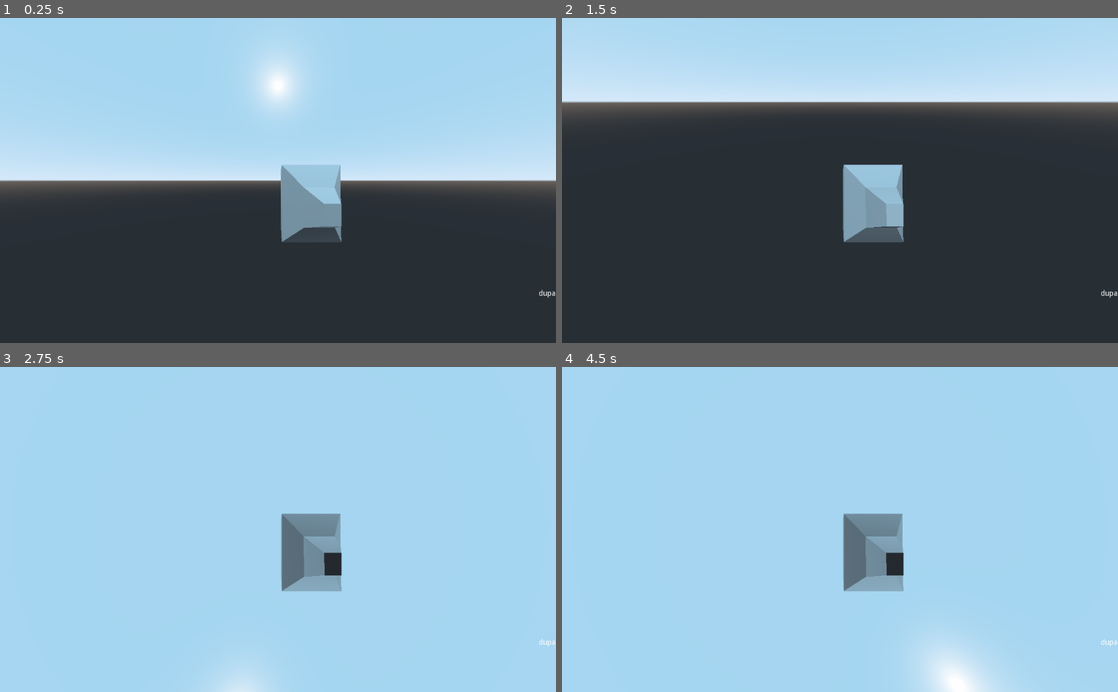
Above: before the commit, frames 1-4 (two rows, left to right).
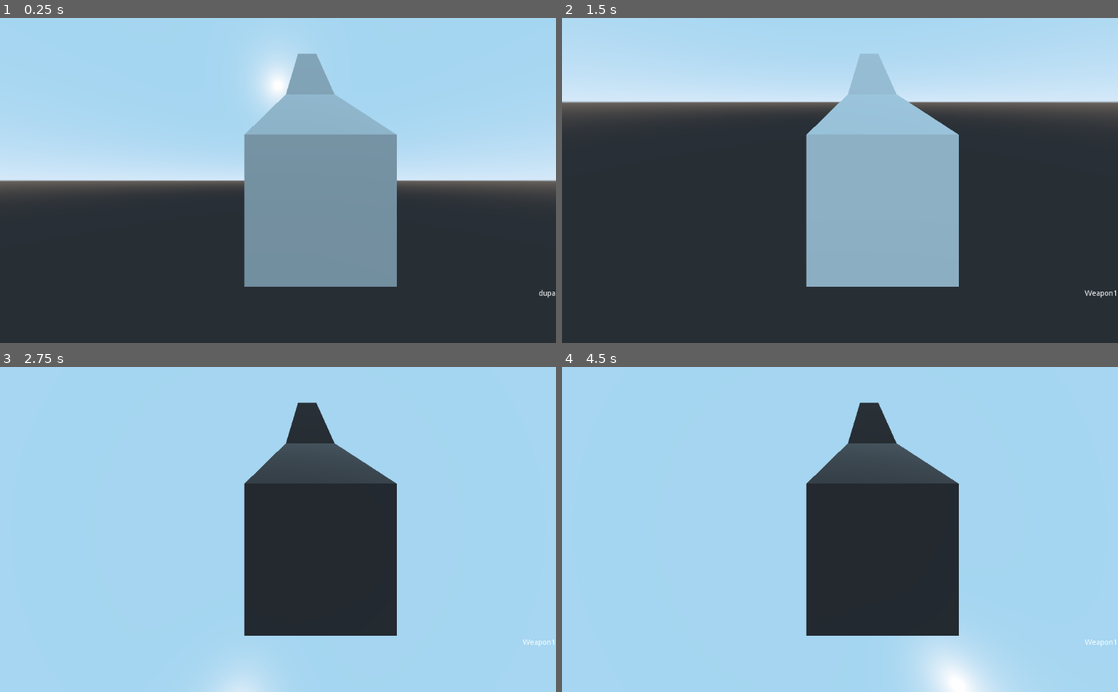
Above: after the commit, the same moments.

Repository: piotr-rudnik/spookt
Game: Godot game, scene res://scenes/main_scene.tscn
The game is run twice, just before and just after one commit, with the same random seed, the same clock (stepped at 60 frames per second) and the same inputs.
Inputs (mouse positions are in pixels of both pictures, inside the frame that each line leads up to):
- Up to frame 1 (0.25 s): no input
- Up to frame 2 (1.5 s): tap Enter at 0.5 s; move the mouse to (962, 164) at 0.52 s; hold D (ui_right) 0.53-1.28 s; hold Q (ui_weapon_change) 0.53-1.28 s; tap Space at 1.25 s; move the mouse to (728, 196) at 1.27 s; hold S (ui_down) from 1.28 s (still down); tap Q (ui_weapon_change) at 1.35 s
- Up to frame 3 (2.75 s): tap Enter at 2 s; move the mouse to (333, 458) at 2.02 s; release S (ui_down) at 2.03 s; hold D (ui_right) from 2.03 s (still down); hold Q (ui_weapon_change) from 2.03 s (still down)
- Up to frame 4 (4.5 s): tap Space at 2.75, 4.25 s; move the mouse to (812, 594) at 2.77 s; release D (ui_right) at 2.78 s; release Q (ui_weapon_change) at 2.78 s; hold W (ui_up) 2.78-3.53 s; tap Q (ui_weapon_change) at 2.85, 4.35 s; tap Enter at 3.5 s; move the mouse to (1006, 578) at 3.52 s; hold Q (ui_weapon_change) 3.53-4.28 s; hold A (ui_left) from 3.53 s (still down); move the mouse to (673, 480) at 4.27 s

The runs differ from the first frame. In frame 1, 14% of the frame differs, in the area x 43-72%, y 10-83%; in frame 2, 15%; in frame 3, 16%, in the area x 43-100%, y 10-87%; in frame 4, 16%.
Error before the commit: Invalid get index 'current_item' (on base: 'Camera'). (res://scripts/character.gd:26)

Commit message:
Whatever

Diff:
--- a/scripts/character.gd
+++ b/scripts/character.gd
@@ -16,20 +16,20 @@
 var grounded = true
 
 var inventory = []
-var current_item
+#var current_item
 
 signal item_change
 
-func set_current_item(new_item):
+onready var current_item = get_node("Head/current_item")
 
-	print("Dupa")
-	var current_item = $Head.current_item
-	print("Current item " + current_item.to_string())
-	print("Setting new item " + new_item.to_string())
-	new_item.transform = current_item.transform
-	current_item.replace_by(new_item)
+func set_current_item(item):
+	print("Setting new item " + item.to_string())
+	var origin = current_item.transform.origin
+	item.transform.origin = origin
+	current_item.replace_by(item)
+	current_item = item
 	print("Event item_change")
-	emit_signal("item_change", new_item.item_name)
+	emit_signal("item_change", item.item_name)
 
 func _ready():
 	Input.set_mouse_mode(Input.MOUSE_MODE_CAPTURED)
Not shown, changed: models/furry.glb.import
